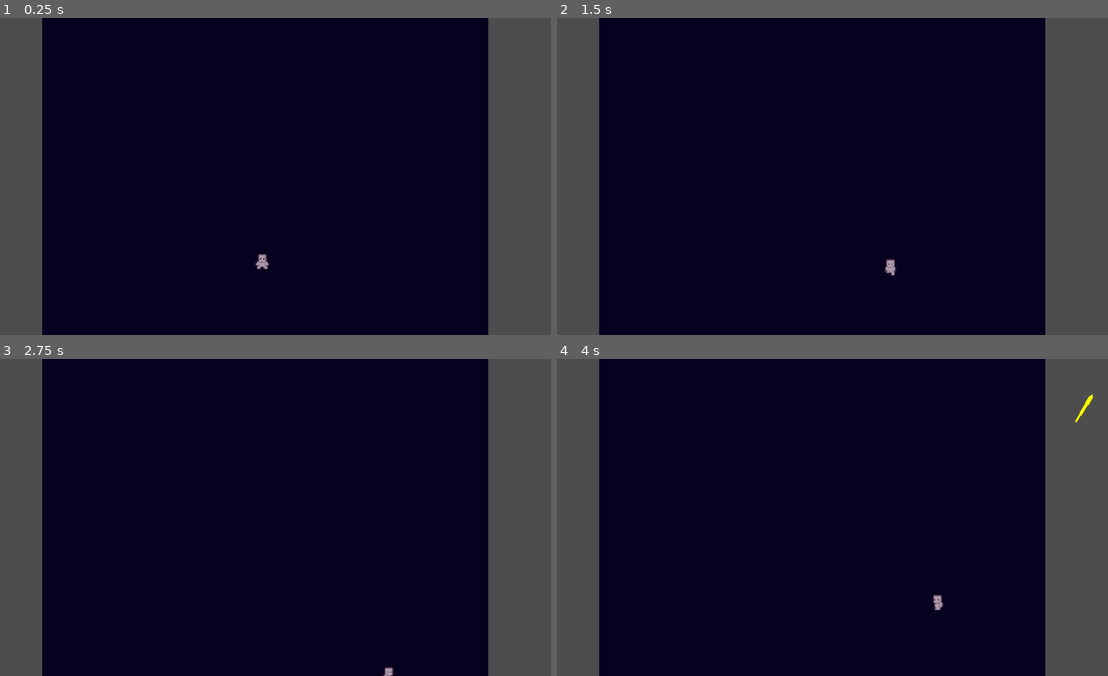
Above: before the commit, frames 1-4 (two rows, left to right).
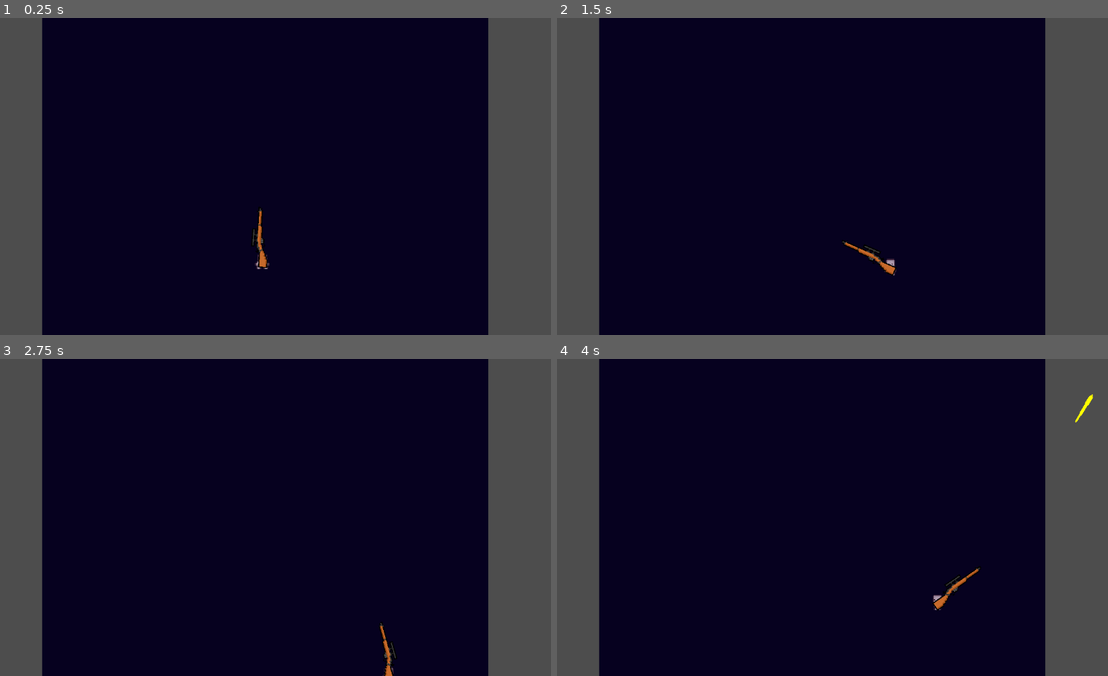
Above: after the commit, the same moments.

Repository: MettallicOnyx/Boss-Rush-Jam-Project
Game: Godot game, scene res://scenes/boss_rush_jam.tscn
Two runs of this game, one before a commit and one after it. Both use one fixed random seed, a clock stepped at 60 frames per second and the inputs below.
Inputs (mouse positions are in pixels of both pictures, inside the frame that each line leads up to):
- Up to frame 1 (0.25 s): no input
- Up to frame 2 (1.5 s): tap Enter (ui_accept) at 0.5, 0.77 s; move the mouse to (948, 160) at 0.52 s; hold D (right) 0.53-1.28 s; click (948, 160) at 0.6 s; move the mouse to (711, 192) at 1.27 s; hold S (down) from 1.28 s (still down); tap F at 1.35 s
- Up to frame 3 (2.75 s): tap Enter (ui_accept) at 1.52 s; move the mouse to (325, 447) at 2.02 s; release S (down) at 2.03 s; hold D (right) from 2.03 s (still down); hold Q from 2.03 s (still down)
- Up to frame 4 (4 s): move the mouse to (799, 580) at 2.77 s; release D (right) at 2.78 s; release Q at 2.78 s; hold W (up) 2.78-3.53 s; tap Space at 2.85 s; click (799, 580) at 2.92 s; tap Enter (ui_accept) at 3.02, 3.77 s; move the mouse to (997, 565) at 3.52 s; hold A (left) from 3.53 s (still down); click (997, 565) at 3.6 s

The runs differ from the first frame. In frame 1, 0.3% of the frame differs, in the area x 45-49%, y 59-79%; in frame 2, 0.2%; in frame 3, 0.2%; in frame 4, 0.2%.

Commit message:
added FSM and State classes

Diff:
--- a/scenes/boss_rush_jam.tscn
+++ b/scenes/boss_rush_jam.tscn
@@ -107,5 +107,4 @@
 scale = Vector2(2.42678, 2.40823)
 
 [node name="Gun" parent="Player" instance=ExtResource("2_6aj4j")]
-visible = false
 position = Vector2(0.511621, 2.57774)
--- /dev/null
+++ b/scenes/fms_components/fms.tscn
@@ -0,0 +1,6 @@
+[gd_scene load_steps=2 format=3 uid="uid://coe4fp7shfvuq"]
+
+[ext_resource type="Script" path="res://scripts/fms/fms.gd" id="1_l7oev"]
+
+[node name="FMS" type="Node"]
+script = ExtResource("1_l7oev")
--- /dev/null
+++ b/scenes/fms_components/state.tscn
@@ -0,0 +1,6 @@
+[gd_scene load_steps=2 format=3 uid="uid://qn6w3xr7rhnx"]
+
+[ext_resource type="Script" path="res://scripts/fms/state.gd" id="1_16ra1"]
+
+[node name="State" type="Node"]
+script = ExtResource("1_16ra1")
--- /dev/null
+++ b/scripts/fms/fms.gd
@@ -0,0 +1,38 @@
+extends Node
+class_name FMS
+
+#The start state
+@export var initial_state: State
+var current_state
+var states = {}
+
+func _ready() -> void:
+	current_state = initial_state
+#	we connect the transition signal
+	for child in get_children():
+		if child is State:
+#			we populate the dictionary with child states
+			states[child.name] = child
+			child.transitioned.connect(self.on_state_transition)
+
+
+func _process(delta: float) -> void:
+	if current_state:
+		current_state.onUpdate(delta)
+
+func on_state_transition(state, new_state_to_set):
+#	new_state_to_set is a string (name of new state), current_state is an object
+#if we're trying to enter the state we're already in, just return
+	if new_state_to_set == current_state.name:
+		return
+
+#	new_state is an object, we
+#we set the new_state to the child state
+	var new_state = states[new_state_to_set]
+#	if such child state doesn't exist,return
+	if !new_state:
+		return
+
+#	we set the new state and call its enter function
+	current_state = new_state
+	current_state.onEnter()
--- /dev/null
+++ b/scripts/fms/state.gd
@@ -0,0 +1,21 @@
+extends Node
+class_name State
+
+#We're making an array in case that we're choosing a random attack out of 3 possible ones
+@export var next_state: Array[State]
+#this signal will trigger whenever the condition for changing the state is true
+signal transitioned(state, new_state_to_set)
+
+#this gets called whenever the state is entered
+func onEnter():
+	pass
+
+#in the actual state, we'll call onUpdate inside of physics process and pass it the delta argument
+func onUpdate(delta):
+	pass
+
+#this gets called whenever the state is exited
+#we can call it right before triggering the transitioned signal, or we can call it in FSM before changing the current_state
+#I chose the first option
+func onExit():
+	pass
